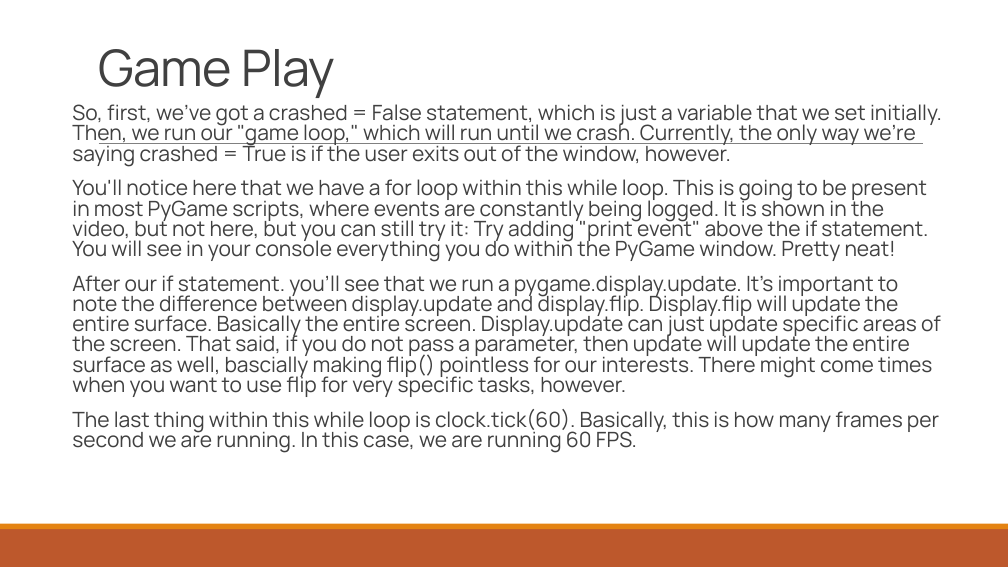
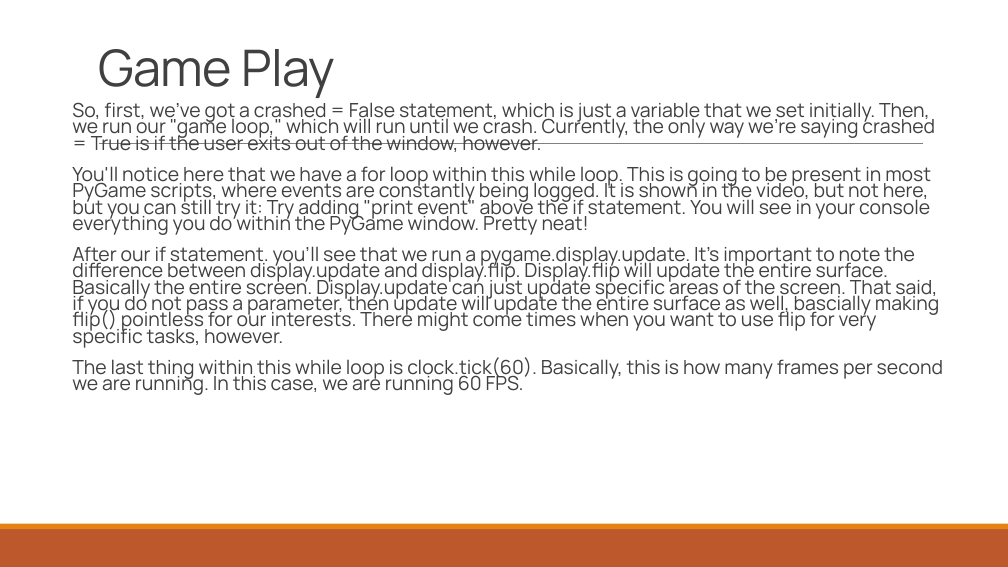
Before and after one commit to Digikids/PYGAMES-SERIES, a slide deck: slide 7 of Notes.pptx. Drawn at 1008x567 pixels with LibreOffice and Linux fonts; fonts in the diff are those of the drawing. Boxes give left, top, right and bottom in pixels: in the first picture for what was removed or moved away, otherwise in the second. Text is boxed around its words. In the diff, an @@ line names an element or a change of style, - is before the commit and + after.

```diff
--- a/Notes.pptx
+++ b/Notes.pptx
@@ text "So, first, we've got a ..." at (72,102,943,395): size 20 to 18.5 pt; line spacing 0.8 to 0.7 @@
```
Also in this commit, not shown: 6 other slides changed, 1 other file.
